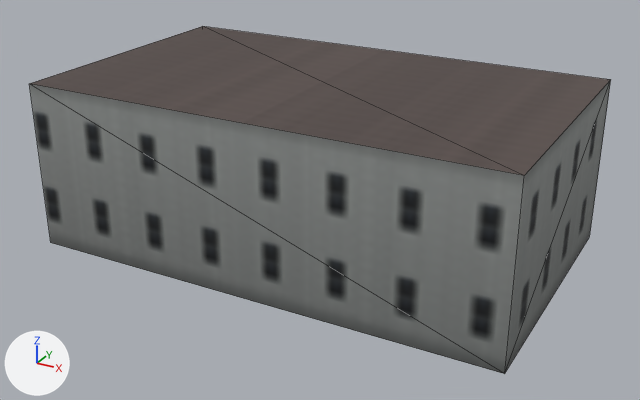
The glTF model assets/coronado_kit/buildings/civic/civ_rec_center/civic_civ_rec_center_far.glb as it was, and as the next commit left it.
Before and after are seen from a 50 mm camera at (19.73, -36.09, 20.25) aimed at (0.61, -1.33, 2.87). Arrows for +X, +Y and +Z are at lower left; the lights stay in place. The picture after the commit comes second. Mesh edges are drawn as thin lines. Vertices at exactly the same position are counted once.

In view in the first picture: 'civic_civ_rec_center_far'.
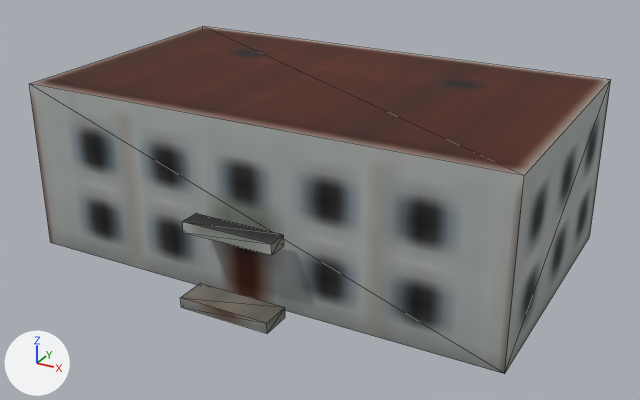
Location of each change, [x1, y1, x2, y2] in pixels of the pictures (640 x 400 px):
'civic_civ_rec_center_far', surface changed, reshaped
    both: [29, 26, 611, 374]
part 1 of me_civic_civ_rec_center_far, added
    after: [181, 213, 285, 333]
part 2 of me_civic_civ_rec_center_far, recoloured
    both: [29, 26, 611, 374]

The change, as a list of edits to the scene's bpy script:
```text
Add img_bld_lod_color_png:
    img_bld_lod_color_png = load_image('bld_lod_color.png', '../../../textures/bld_lod_color.png', 2048, 2048, 'sRGB')
Change mat_bld_far:
    where n0 = _N.new('ShaderNodeBsdfPrincipled'); n0.name = 'Principled BSDF'
    n0.inputs[2].default_value: 0.9 -> 0.85  # 'Roughness'
    where n4 = _N.new('ShaderNodeTexImage'); n4.name = 'Image Texture'
    n4.image: img_far_color_png -> img_bld_lod_color_png
    add n4.extension = 'EXTEND'
Change me_civic_civ_rec_center_far:
    used by ob_civic_civ_rec_center_far; location = (0.0, 0.0, 0.0)
    remove me_civic_civ_rec_center_far.from_pydata(...)  # 8 vertices, 10 faces; spans x -12.0..12.0, y -7.0..7.0, z 0.0..8.4
    add me_civic_civ_rec_center_far.from_pydata(...)  # 24 vertices, 30 faces; spans x -12.0..12.0, y -9.0..7.0, z 0.0..8.4
    me_civic_civ_rec_center_far part 1
    8 vertices are added at x -2.2, y -9.0..-7.5, z 0.0..4.0
    8 new vertices lie (4.5, 0.0, 0.0) away from vertices in x -2.2, y -9.0..-7.5, z 0.0..4.0
    20 new faces join them
    me_civic_civ_rec_center_far part 2: 10 kept faces spanning x -12.0..12.0, y -7.0..7.0, z 0.0..8.4 get new vertex colours; the middle colour goes from grey #b0b8be to white #ffffff
```
